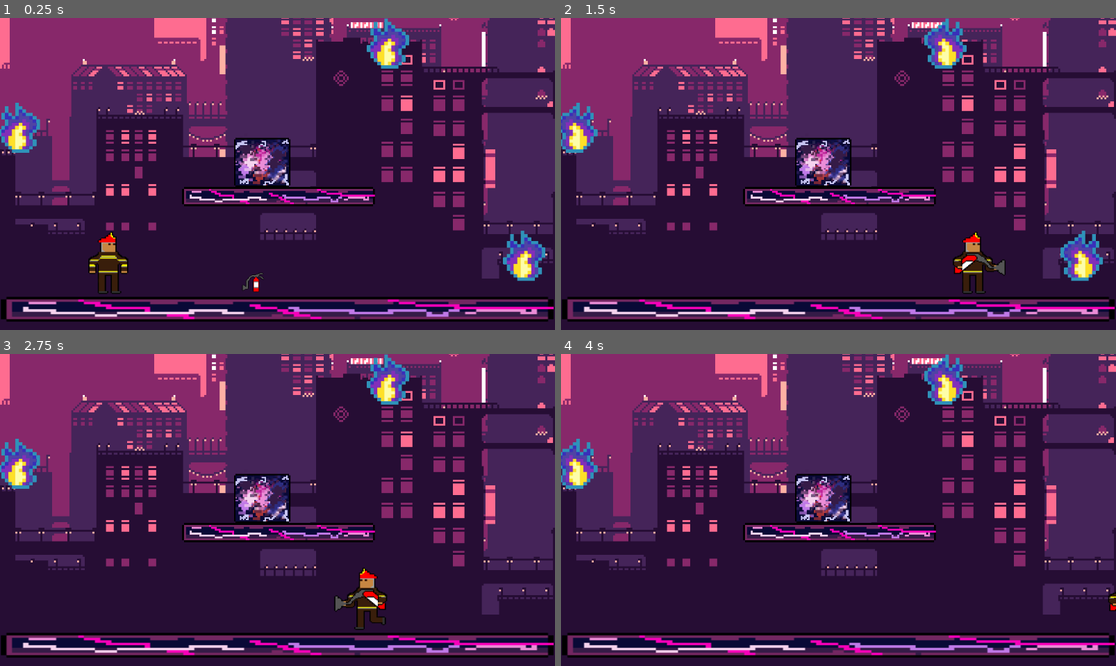
Above: before the commit, frames 1-4 (two rows, left to right).
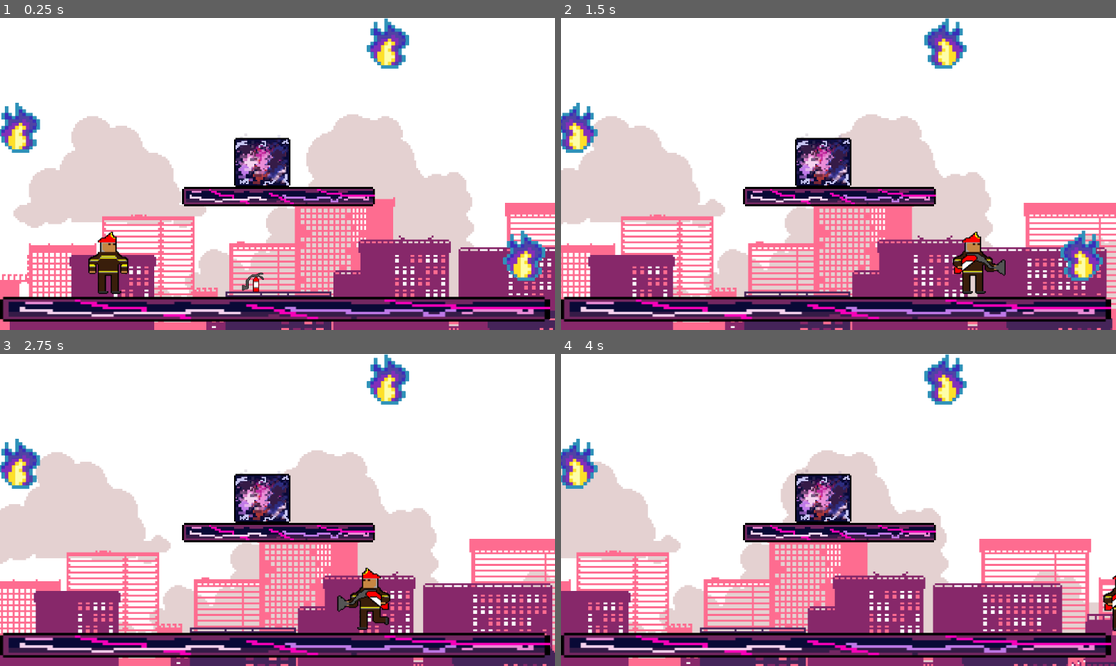
Above: after the commit, the same moments.

Repository: Periusdv/trabalhoa3_jogo_pazjusticainstituicoes
Game: Godot game, scene res://world.tscn
Same seed, same stepped clock (60 frames per second), same inputs: the game is played once before the commit and once after it.
Inputs:
- Up to frame 1 (0.25 s): no input
- Up to frame 2 (1.5 s): tap Enter at 0.5 s; hold Right (ui_right) from 0.53 s (still down); tap Space (ui_select) at 0.77 s
- Up to frame 3 (2.75 s): tap Space (ui_select) at 1.52 s; release Right (ui_right) at 2.03 s; hold Left (ui_left) from 2.03 s (still down)
- Up to frame 4 (4 s): release Left (ui_left) at 2.78 s; hold Right (ui_right) from 2.78 s (still down); tap Space (ui_select) at 3.02, 3.77 s

The runs differ from the first frame. In frame 1, 86% of the frame differs, in the area x 0-100%, y 0-100%; in frame 2, 86%; in frame 3, 87%; in frame 4, 88%.

Commit message:
build:
Background está se movimentando conforme o personagem anda.

Diff:
--- a/back_grond.gd
+++ b/back_grond.gd
@@ -1,8 +1,19 @@
 extends Node2D
 
-@export var scroll_speed := 0.5
+@export var velocidade_fundo : float = 0.04  # ajuste conforme quiser
+var shader_material : ShaderMaterial
 
-func _process(_delta):
-	var player = get_node("../player") # ajusta o caminho do player
-	if player:
-		$TextureRect.material.set_shader_parameter("player_position", player.global_position / 1000.0)
+func _ready():
+	# Assumindo que o TextureRect é filho direto
+	shader_material = $TextureRect.material as ShaderMaterial
+
+func _process(delta):
+	# Captura input horizontal do personagem
+	var input = Input.get_action_strength("ui_right") - Input.get_action_strength("ui_left")
+
+	if input != 0:
+		# Atualiza o offset do shader, movendo da direita para esquerda
+		shader_material.set_shader_parameter(
+			"offset_x",
+			shader_material.get_shader_parameter("offset_x") + input * velocidade_fundo * delta
+		)
--- a/back_grond.gdshader
+++ b/back_grond.gdshader
@@ -1,9 +1,9 @@
 shader_type canvas_item;
 
-uniform float scroll_speed : hint_range(0.0, 2.0) = 0.5;
-uniform vec2 player_position;
+uniform float offset_x = 0.0;
 
 void fragment() {
-    vec2 uv = UV + player_position * scroll_speed;
+    vec2 uv = UV;
+    uv.x += offset_x;
     COLOR = texture(TEXTURE, uv);
 }
--- a/back_grond.tscn
+++ b/back_grond.tscn
@@ -4,18 +4,15 @@
 [ext_resource type="Script" uid="uid://dji8es3g605fj" path="res://back_grond.gd" id="1_dwyq1"]
 [ext_resource type="Texture2D" uid="uid://cw6sfec4db4n0" path="res://assets/Cidade1.png" id="2_dwyq1"]
 
-[sub_resource type="ShaderMaterial" id="ShaderMaterial_el2g2"]
+[sub_resource type="ShaderMaterial" id="ShaderMaterial_dwyq1"]
 shader = ExtResource("1_28dbd")
-shader_parameter/scroll_speed = 0.5
-shader_parameter/player_position = Vector2(0, 0)
+shader_parameter/offset_x = 0.0
 
 [node name="BackGrond" type="Node2D"]
 script = ExtResource("1_dwyq1")
 
 [node name="TextureRect" type="TextureRect" parent="."]
 texture_repeat = 2
-material = SubResource("ShaderMaterial_el2g2")
-offset_top = -647.0
-offset_right = 2304.0
-offset_bottom = 649.0
+material = SubResource("ShaderMaterial_dwyq1")
 texture = ExtResource("2_dwyq1")
+stretch_mode = 1
--- a/world.tscn
+++ b/world.tscn
@@ -14,7 +14,7 @@
 [node name="BackGrond" parent="." instance=ExtResource("1_dwbse")]
 
 [node name="Ground" parent="." instance=ExtResource("3_036b0")]
-position = Vector2(516, 615)
+position = Vector2(509, 615)
 
 [node name="Player" parent="." instance=ExtResource("2_aqk2v")]
 position = Vector2(194, 427)
